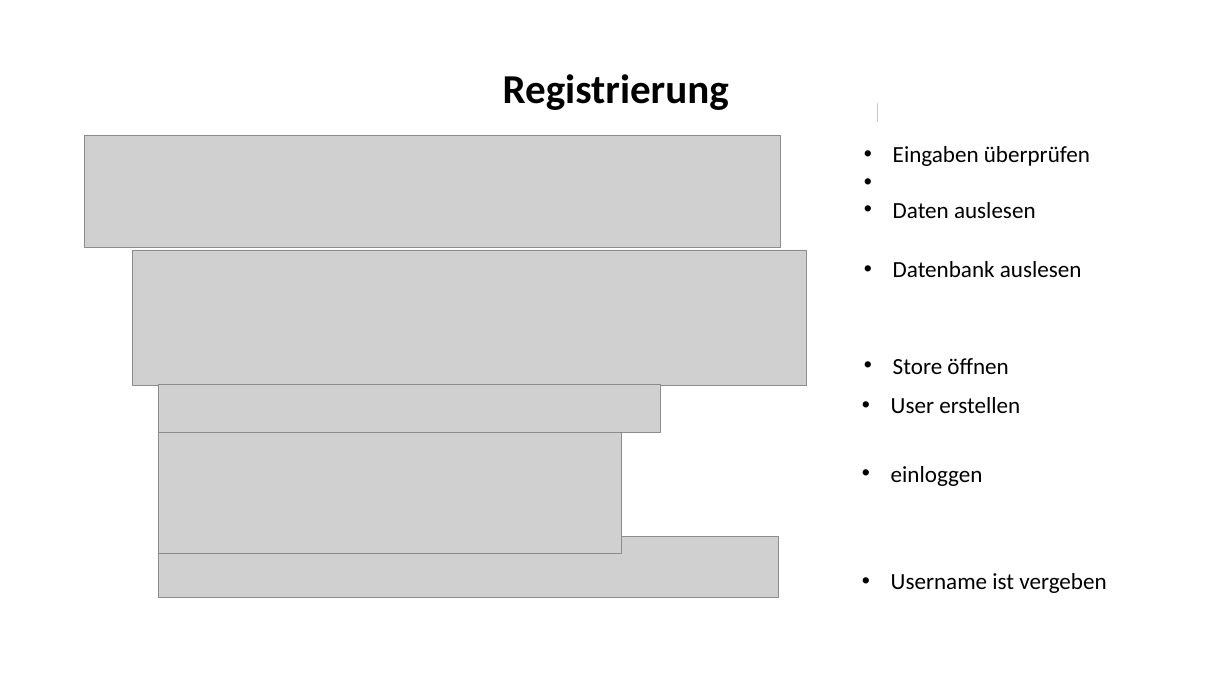
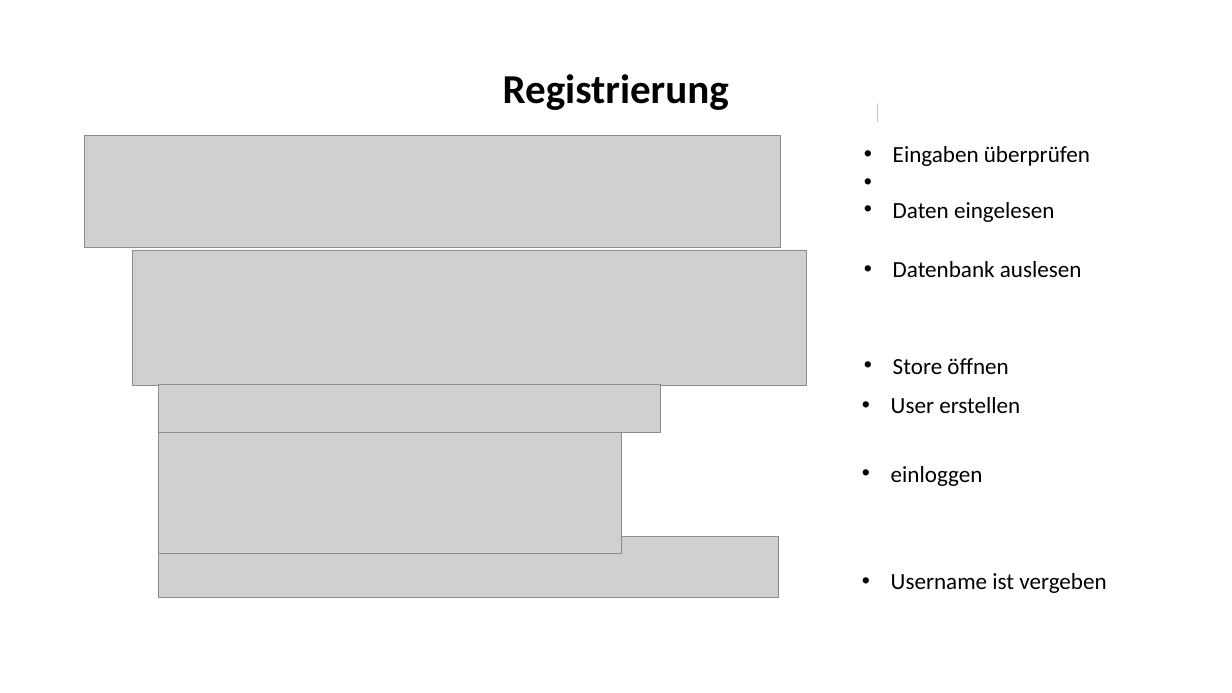
Before and after one commit to Fabusch/Kalenderprojekt, a slide deck: slide 4 of derKalender/Gruppen Kalender.odp. Drawn at 1232x693 pixels with LibreOffice and Linux fonts; fonts in the diff are those of the drawing; grey boxes stand for pictures. Boxes give left, top, right and bottom in pixels: in the first picture for what was removed or moved away, otherwise in the second. Text is boxed around its words. In the diff, an @@ line names an element or a change of style, - is before the commit and + after.

```diff
--- a/derKalender/Gruppen Kalender.odp
+++ b/derKalender/Gruppen Kalender.odp
@@ text at bbox=[893, 202, 1054, 222]: text changed @@
-• Daten auslesen
+• Daten eingelesen
```
Also in this commit, not shown: 1 other slide changed.
